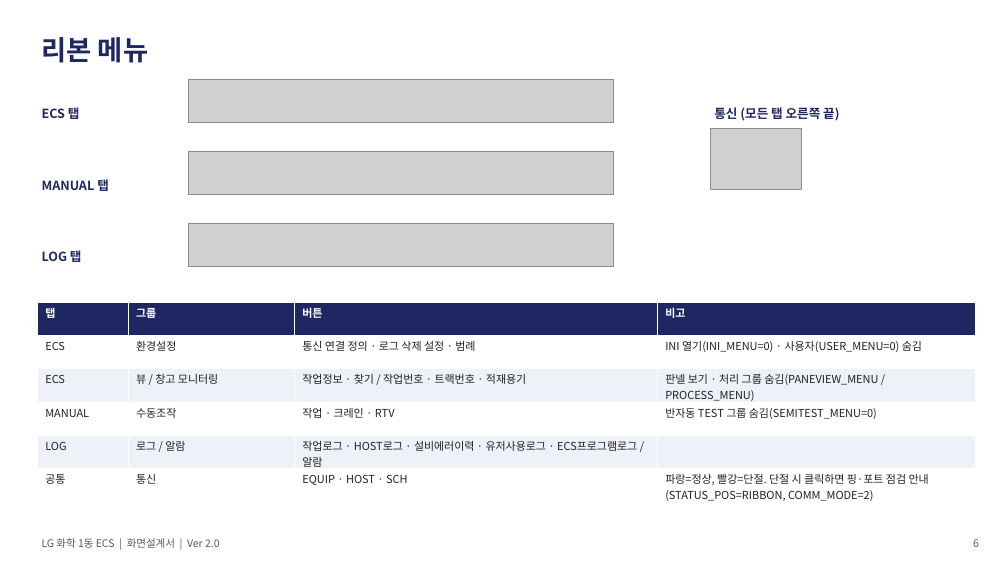
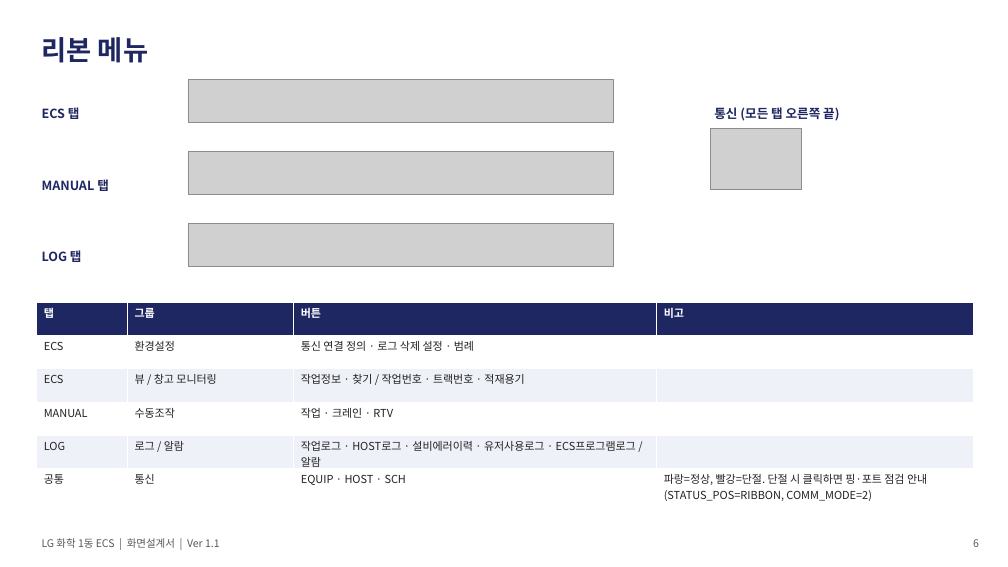
Before and after one commit to yeorijby-coder/LGLS_ALL, a slide deck: slide 6 of docs/산출물_20260921/06_ECS_화면설계서.pptx. Drawn at 1008x567 pixels with LibreOffice and Linux fonts; fonts in the diff are those of the drawing; grey boxes stand for pictures. Boxes give left, top, right and bottom in pixels: in the first picture for what was removed or moved away, otherwise in the second. Text is boxed around its words. In the diff, an @@ line names an element or a change of style, - is before the commit and + after.

```diff
--- a/docs/산출물_20260921/06_ECS_화면설계서.pptx
+++ b/docs/산출물_20260921/06_ECS_화면설계서.pptx
@@ table at (x1=36, y1=302, x2=974, y2=505) @@
-row 2, column 4: INI 열기(INI_MENU=0) · 사용자(USER_MENU=0) 숨김
+row 2, column 4: 
-row 3, column 4: 판넬 보기 · 처리 그룹 숨김(PANEVIEW_MENU / PROCESS_MENU)
+row 3, column 4: 
-row 4, column 4: 반자동 TEST 그룹 숨김(SEMITEST_MENU=0)
+row 4, column 4: 
@@ text at (x1=42, y1=538, x2=220, y2=548): text changed @@
-LG 화학 1동 ECS | 화면설계서 | Ver 2.0
+LG 화학 1동 ECS | 화면설계서 | Ver 1.1
```
Also in this commit, not shown: 24 other slides changed, 2 slides removed, 2 other files.
